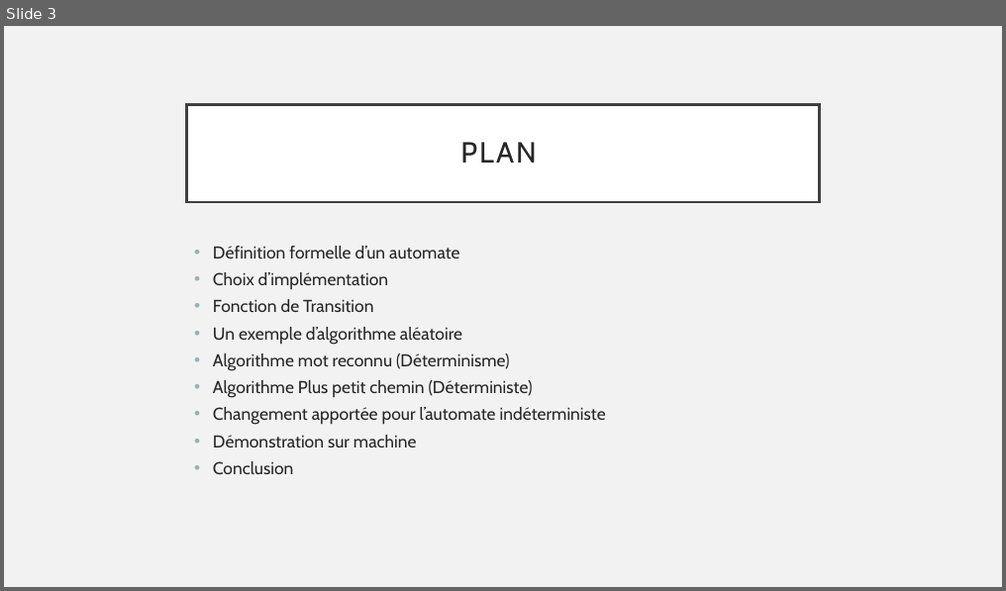
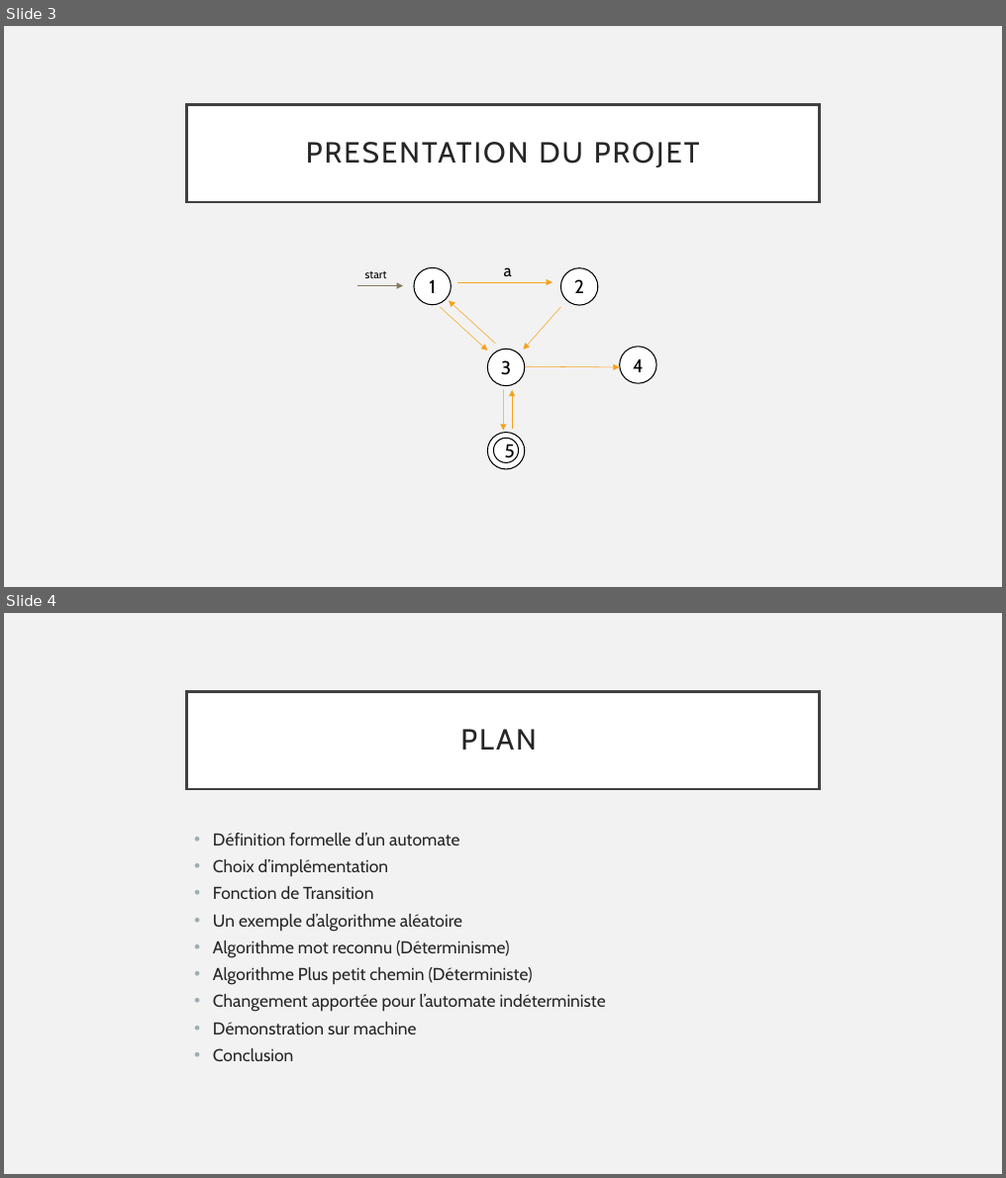
Before and after one commit to ekiriano/HLIN405-Final, a slide deck: Recherche d’un trajet sur une carte.pptx. Shown one above the other, each under a label of ours: slide 3 before the commit, slides 3 and 4 after it. The pictures are 1006x591 and 1006x1178 pixels, drawn with LibreOffice and Linux fonts; fonts in the diff are those of the drawing. Boxes give left, top, right and bottom in pixels: in the first picture for what was removed or moved away, otherwise in the second. Text is boxed around its words. In the diff, an @@ line names an element or a change of style, - is before the commit and + after.

```diff
--- a/Recherche d’un trajet sur une carte.pptx
+++ b/Recherche d’un trajet sur une carte.pptx
@@ slide 3 added at (4,26,1002,587), background #F2F2F2 @@
@@ title added at (187,104,819,202), fill #FFFFFF, outline #404040 2.5 pt, 28 pt, text #262626 @@
+PRESENTATION DU PROJET
@@ arrow added from (357, 285) to (403, 285), #87795D 1 pt @@
@@ text added at (365,272,387,278), 11 pt, text #000000 @@
+start
@@ text added at (504,268,512,276), 16 pt, text #000000 @@
+a
@@ group added at (414,268,656,470): 7 arrows, 5 ellipses @@
+1
+2
+3
+4
+5
@@ ellipse added at (494,439,519,464), fill #FFFFFF, outline #000000 1 pt, 18 pt, text #000000 @@
+5
@@ what was slide 3 is now slide 4 @@
```
Also in this commit, not shown: 3 slides changed, 3 other slides added.
